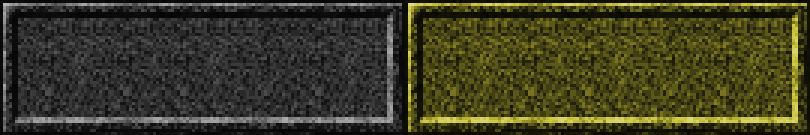
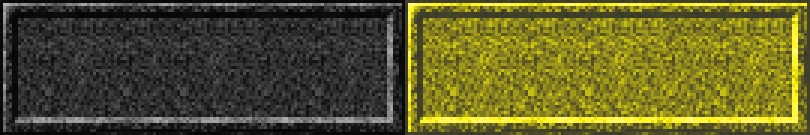
Before/after of a 810x135 layered artwork. What changed in the layer stack:
painted on "Layer 1" over [405, 0, 810, 135]
